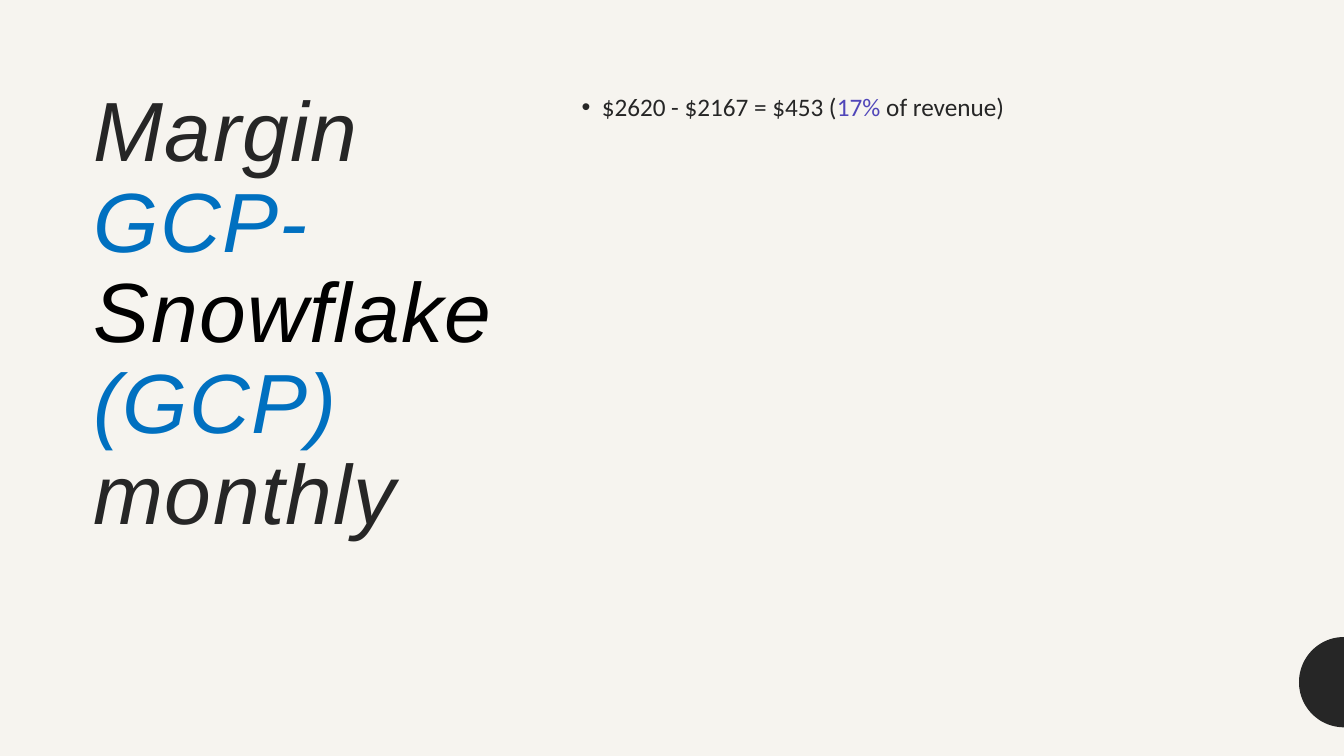
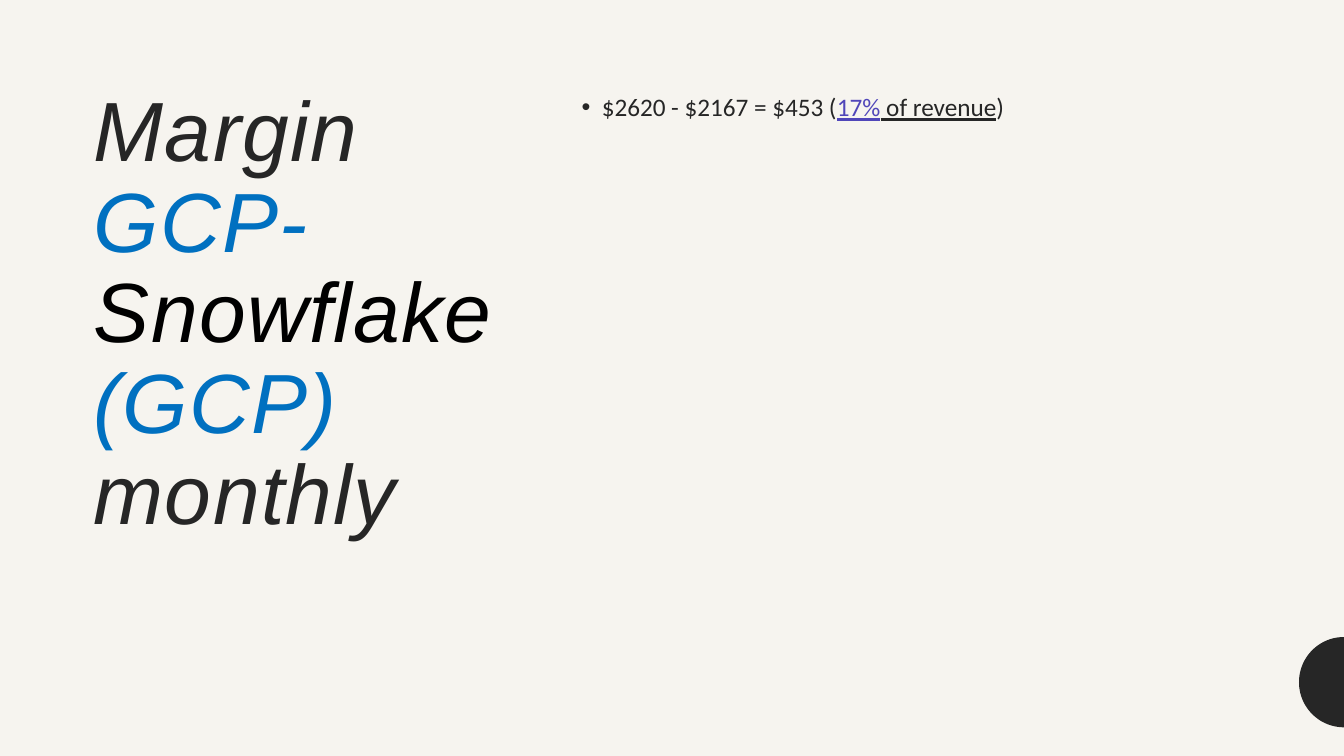
Before and after one commit to Warglaive/SaaS-MachineLearningPlatform-Research, a slide deck: slide 9 of Simple use case cost comparison/ResearchCostMLLibraries.pptx. Drawn at 1344x756 pixels with LibreOffice and Linux fonts; fonts in the diff are those of the drawing. Boxes give left, top, right and bottom in pixels: in the first picture for what was removed or moved away, otherwise in the second. Text is boxed around its words. In the diff, an @@ line names an element or a change of style, - is before the commit and + after.

```diff
--- a/Simple use case cost comparison/ResearchCostMLLibraries.pptx
+++ b/Simple use case cost comparison/ResearchCostMLLibraries.pptx
@@ text "$2620 - $2167 = $453 ..." at (602,97,1004,121): underline on in "(17% of revenue)" @@
```
Also in this commit, not shown: 2 other slides changed.
